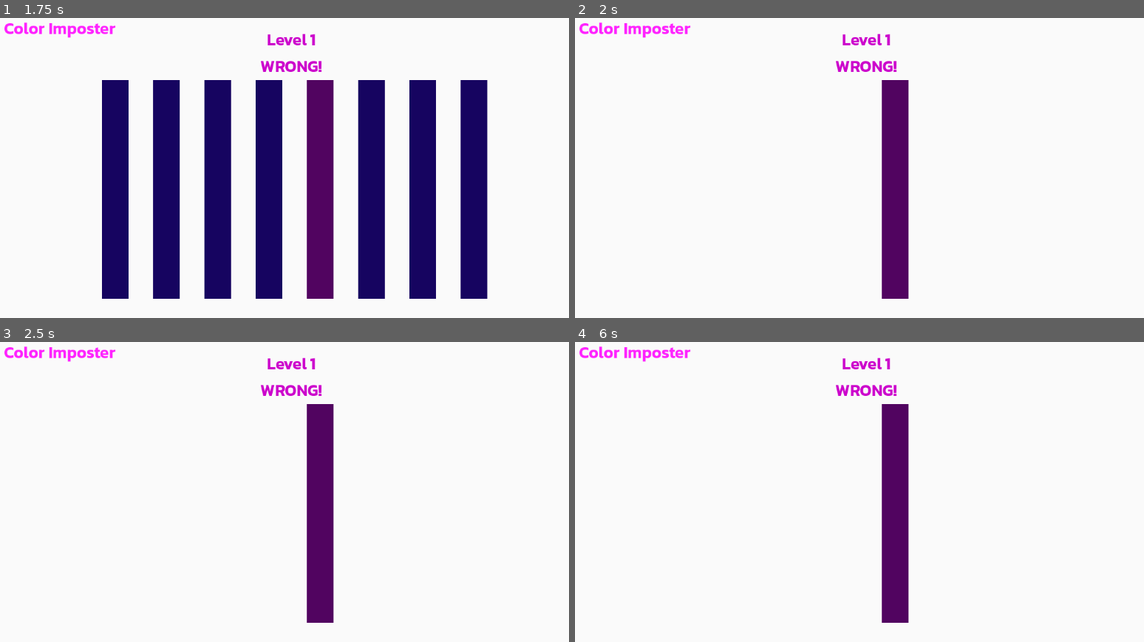
Above: before the commit, frames 1-4 (two rows, left to right).
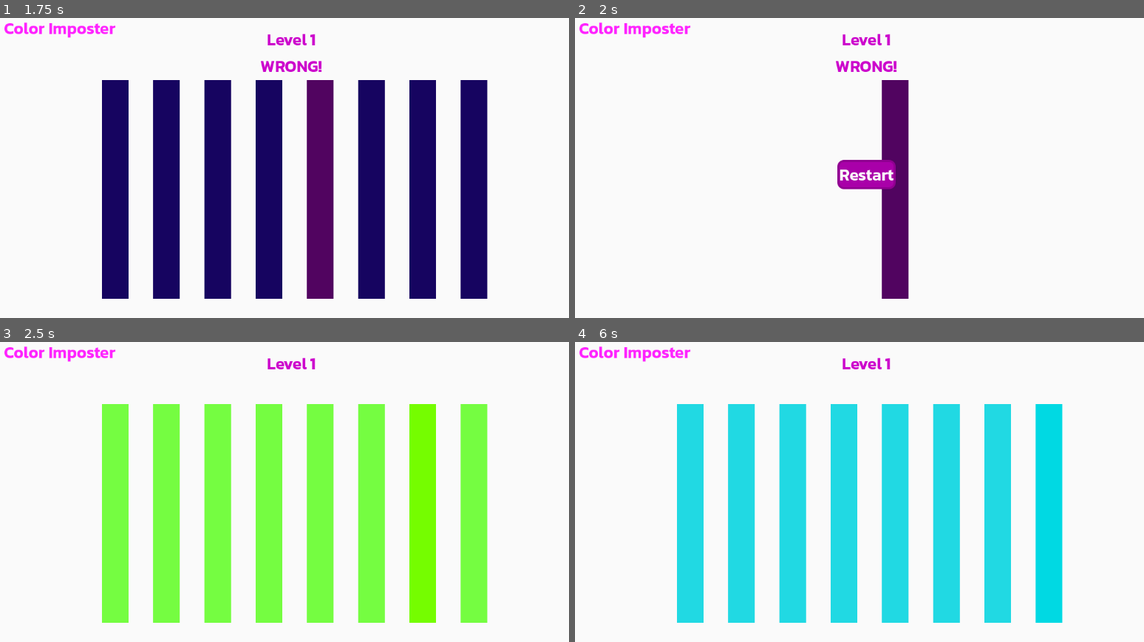
Above: after the commit, the same moments.

Repository: Qwatrum/Color-Imposter
Game: Godot game, scene res://scenes/main.tscn
Two runs of this game, one before a commit and one after it. Both use one fixed random seed, a clock stepped at 60 frames per second and the inputs below.
Inputs (mouse positions are in pixels of both pictures, inside the frame that each line leads up to):
- Up to frame 1 (1.75 s): click "START" at 0.5 s; tap Enter at 1.25 s; move the mouse to (113, 189) at 1.27 s; click (113, 189) at 1.42 s
- Up to frame 2 (2 s): no input
- Up to frame 3 (2.5 s): click (290, 498) at 2 s, where only the run after the commit has a clickable "Restart"
- Up to frame 4 (6 s): tap Space at 2.75, 5 s; move the mouse to (893, 513) at 2.77 s; click (893, 513) at 2.92 s; click (865, 498) at 3.5 s, where only the run after the commit has a clickable "Restart"; tap Enter at 4.25 s; move the mouse to (927, 426) at 4.27 s; click (927, 426) at 4.42 s; move the mouse to (836, 564) at 5.02 s; click (836, 564) at 5.17 s; click (865, 498) at 5.75 s, where only the run after the commit has a clickable "Restart"

Frame 1 is identical in both runs. In frame 2, 0.9% of the frame differs, in the area x 46-57%, y 47-58%; in frame 3, 28%, in the area x 17-86%, y 14-94%; in frame 4, 28%.

Commit message:
added restart and bug fixes

Diff:
--- a/project.godot
+++ b/project.godot
@@ -13,7 +13,9 @@
 config/name="Color Imposter"
 run/main_scene="res://scenes/main.tscn"
 config/features=PackedStringArray("4.2", "GL Compatibility")
-config/icon="res://icon.svg"
+boot_splash/bg_color=Color(0.980392, 0.980392, 0.980392, 1)
+boot_splash/image="res://assets/icon.png"
+config/icon="res://assets/icon.png"
 
 [rendering]
 
--- a/scenes/game.gd
+++ b/scenes/game.gd
@@ -8,6 +8,9 @@
 var impos = [0,0,0,0,0,0,0,1]
 
 func _ready():
+
+	$"Restart".hide()
+
 	create_level(level)
 
 func create_level(i):
@@ -41,6 +44,7 @@
 			inste.set_color(real_color)
 
 func loose():
+
 	$"LevelText".text = "Level " + str(level) + "\nWRONG!"
 	await get_tree().create_timer(0.5).timeout
 	for a in elements:
@@ -52,8 +56,14 @@
 			a.f_end()
 	elements = []
 
+	$"Restart".show()
+
 func next():
 	$"LevelText".text = "Level " + str(level) + "\nCORRECT!"
 	await get_tree().create_timer(1).timeout
 	level += 1
 	create_level(level)
+
+
+func _on_restart_button_down():
+	get_tree().change_scene_to_file("res://scenes/game.tscn")
--- a/scenes/game.tscn
+++ b/scenes/game.tscn
@@ -13,6 +13,37 @@
 font = ExtResource("1_52paw")
 font_size = 32
 font_color = Color(0.798754, 0.000504795, 0.800069, 1)
+
+[sub_resource type="StyleBoxFlat" id="StyleBoxFlat_1j8na"]
+bg_color = Color(0.798754, 0.000504795, 0.800069, 1)
+border_width_left = 4
+border_width_top = 4
+border_width_right = 4
+border_width_bottom = 4
+border_color = Color(0.897441, 0.000656503, 0.898908, 1)
+corner_radius_top_left = 12
+corner_radius_top_right = 12
+corner_radius_bottom_right = 12
+corner_radius_bottom_left = 12
+
+[sub_resource type="StyleBoxFlat" id="StyleBoxFlat_ys1ml"]
+bg_color = Color(0.660181, 0.000331043, 0.661283, 1)
+border_width_left = 4
+border_width_top = 4
+border_width_right = 4
+border_width_bottom = 4
+border_color = Color(0.56612, 0.000236129, 0.567077, 1)
+corner_radius_top_left = 12
+corner_radius_top_right = 12
+corner_radius_bottom_right = 12
+corner_radius_bottom_left = 12
+
+[sub_resource type="Theme" id="Theme_f8x47"]
+Button/colors/font_color = Color(0.980392, 0.980392, 0.980392, 1)
+Button/font_sizes/font_size = 48
+Button/fonts/font = ExtResource("1_52paw")
+Button/styles/hover = SubResource("StyleBoxFlat_1j8na")
+Button/styles/normal = SubResource("StyleBoxFlat_ys1ml")
 
 [node name="Game" type="Control"]
 layout_mode = 3
@@ -55,3 +86,23 @@
 Too easy to be a real level ..."
 label_settings = SubResource("LabelSettings_ltk3h")
 horizontal_alignment = 1
+
+[node name="Restart" type="Button" parent="."]
+z_index = 13
+layout_mode = 1
+anchors_preset = 8
+anchor_left = 0.5
+anchor_top = 0.5
+anchor_right = 0.5
+anchor_bottom = 0.5
+offset_left = -57.0
+offset_top = -28.5
+offset_right = 57.0
+offset_bottom = 28.5
+grow_horizontal = 2
+grow_vertical = 2
+theme = SubResource("Theme_f8x47")
+theme_override_font_sizes/font_size = 32
+text = "Restart"
+
+[connection signal="button_down" from="Restart" to="." method="_on_restart_button_down"]
--- a/scenes/main.gd
+++ b/scenes/main.gd
@@ -2,4 +2,5 @@
 
 
 func _on_start_button_down():
+
 	get_tree().change_scene_to_file("res://scenes/game.tscn")
--- a/scenes/main.tscn
+++ b/scenes/main.tscn
@@ -118,6 +118,7 @@
 text = "START"
 
 [node name="Question" type="Label" parent="."]
+layout_mode = 0
 offset_left = 622.0
 offset_top = 329.0
 offset_right = 1174.0
Binary file added: assets/icon.png
Not shown, added: assets/icon.png.import
Not shown: 1 places in scenes/game.tscn that only renumber resources
